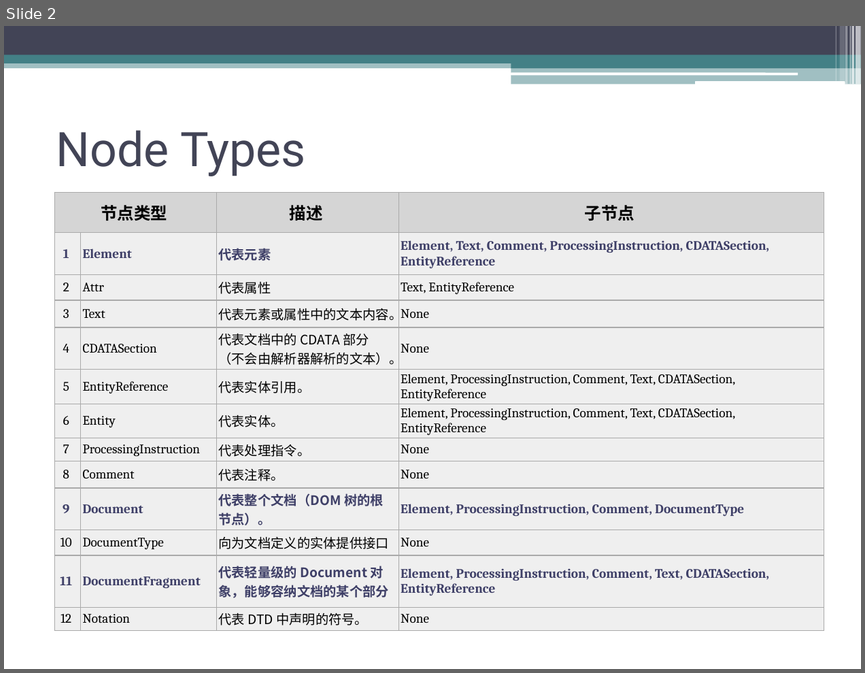
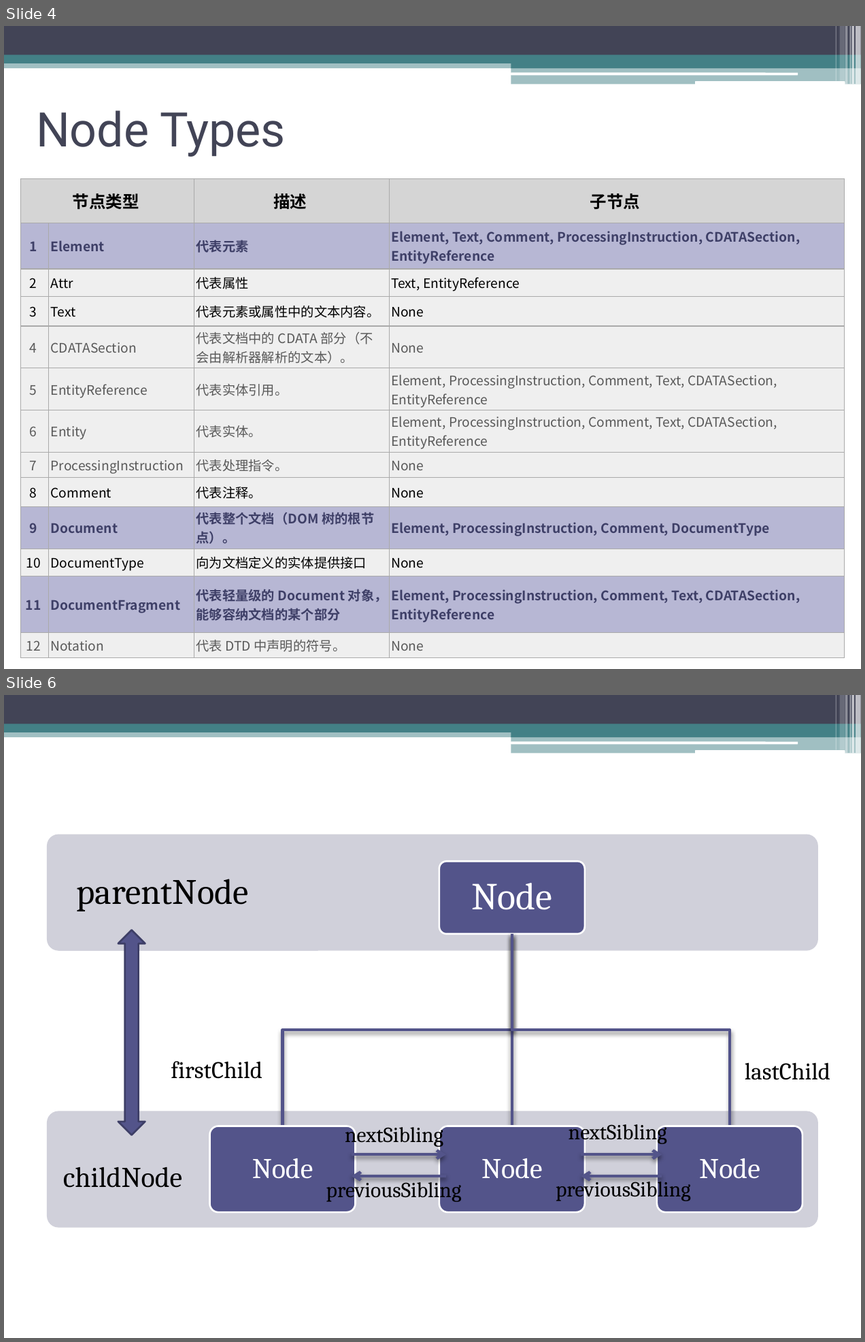
Before and after one commit to sophiazzw/Front_Library, a slide deck: manipulation.pptx. Shown one above the other, each under a label of ours: slide 2 before the commit, slides 4 and 6 after it; the slides between them are not shown. The pictures are 865x673 and 865x1342 pixels, drawn with LibreOffice and Linux fonts; fonts in the diff are those of the drawing. Boxes give left, top, right and bottom in pixels: in the first picture for what was removed or moved away, otherwise in the second. Text is boxed around its words. In the diff, an @@ line names an element or a change of style, - is before the commit and + after.

```diff
--- a/manipulation.pptx
+++ b/manipulation.pptx
@@ slide 6 added at (4, 695, 861, 1338), background #FFFFFF; not listed: 13 template elements that a slide beside it also shows @@
@@ left right arrow added at (118, 930, 145, 1134), fill #53548A, outline #3D3E66 1.5 pt @@
@@ text added at (171, 1061, 262, 1079), 20 pt, text #000000 @@
+firstChild
@@ text added at (745, 1062, 830, 1080), 20 pt, text #000000 @@
+lastChild
@@ text added at (345, 1125, 443, 1147), 18 pt, text #000000 @@
+nextSibling
@@ text added at (568, 1124, 667, 1144), 18 pt, text #000000 @@
+nextSibling
@@ arrow added from (352, 1154) to (446, 1154), #53548A 2.5 pt @@
@@ arrow added from (581, 1154) to (662, 1154), #53548A 2.5 pt @@
@@ group added at (47, 834, 818, 1227): 6 rounded rectangles, 5 texts, 3 freeform shapes @@
+parentNode
+Node
+Node
+Node
+Node
@@ text added at (63, 1166, 182, 1187), 24 pt, text #000000 @@
+childNode
@@ text added at (326, 1177, 462, 1202), 18 pt, text #000000 @@
+previousSibling
@@ arrow added from (446, 1176) to (352, 1176), #53548A 2.5 pt @@
@@ text added at (555, 1177, 691, 1201), 18 pt, text #000000 @@
+previousSibling
@@ arrow added from (662, 1176) to (581, 1176), #53548A 2.5 pt @@
@@ what was slide 2 is now slide 4 @@
@@ slide 4 changed as well @@
@@ title "Node Types": place and size @@
-title "Node Types" at (56, 130, 306, 176)
+title "Node Types" at (36, 110, 286, 157)
@@ table at (21, 178, 845, 654) @@
@@ fill #EFEFEF to #B7B7D4 in 12 cells @@
@@ font Arial to Noto Sans CJK SC in "节点类型", "描述", "子节点" @@
@@ font Cambria to Noto Sans CJK SC in "1", "Element", "Element, Text, Comment, ProcessingInstruction, CDATASection, ...", "2" and 32 more places @@
@@ font Noto Sans CJK JP to Noto Sans CJK SC in "代表元素", "代表属性", "代表元素或属性中的文本内容。", "代表文档中的 CDATA 部分（不会由解析器解析的文本）。" and 8 more places @@
@@ text colour #000000 to #595959 in "4", "CDATASection", "代表文档中的 CDATA 部分（不会由解析器解析的文本）。", "None" and 16 more places @@
@@ table: place and size @@
-table at (54, 192, 824, 628)
+table at (21, 178, 845, 654)
```
Also in this commit, not shown: 2 other slides changed, 4 other slides added, 6 other files.
